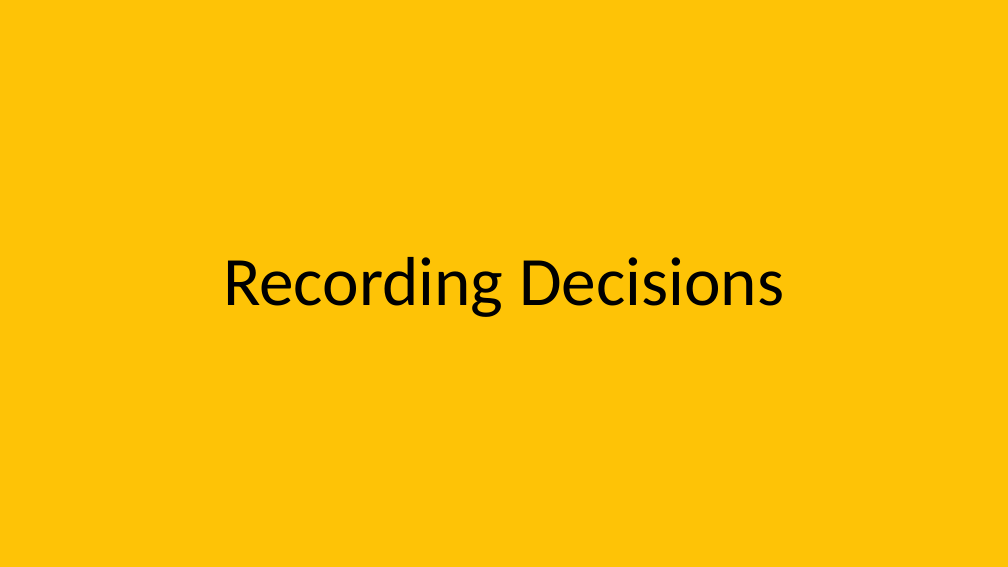
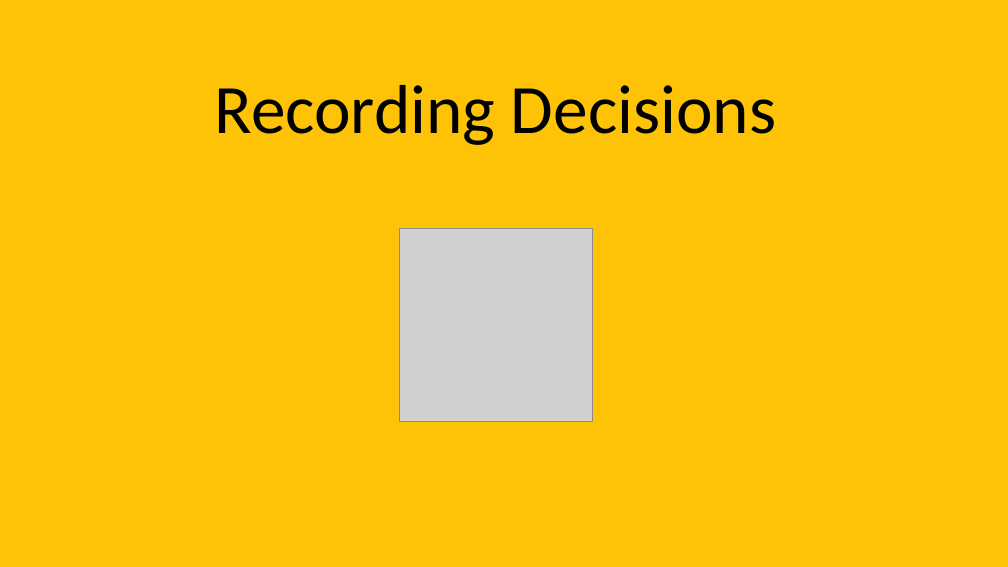
Before and after one commit to davidaayers/ea-talk, a slide deck: slide 28 of ea_in_a_devops_time.pptx (slide 27 before the commit). Drawn at 1008x567 pixels with LibreOffice and Linux fonts; fonts in the diff are those of the drawing; grey boxes stand for pictures. Boxes give left, top, right and bottom in pixels: in the first picture for what was removed or moved away, otherwise in the second. Text is boxed around its words. In the diff, an @@ line names an element or a change of style, - is before the commit and + after.

```diff
--- a/ea_in_a_devops_time.pptx
+++ b/ea_in_a_devops_time.pptx
@@ text "Recording Decisions": place and size @@
-text "Recording Decisions" at [223,257,784,317]
+text "Recording Decisions" at [215,85,776,145]
@@ picture added at [399,228,593,422] @@
```
Also in this commit, not shown: 12 other slides changed, 4 slides added.
